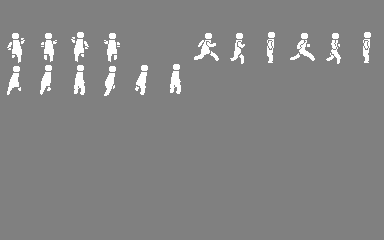
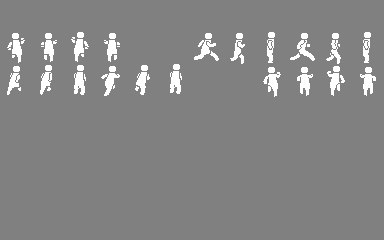
Comparing the layer stacks of the two w=384, h=240 images. Changes:
painted on "Layer 7" over [10, 66, 376, 97]
renamed "Layer 8" to "Layer 9", hid it, moved it below "mayro kratt ref", painted on it over [10, 66, 376, 97]
